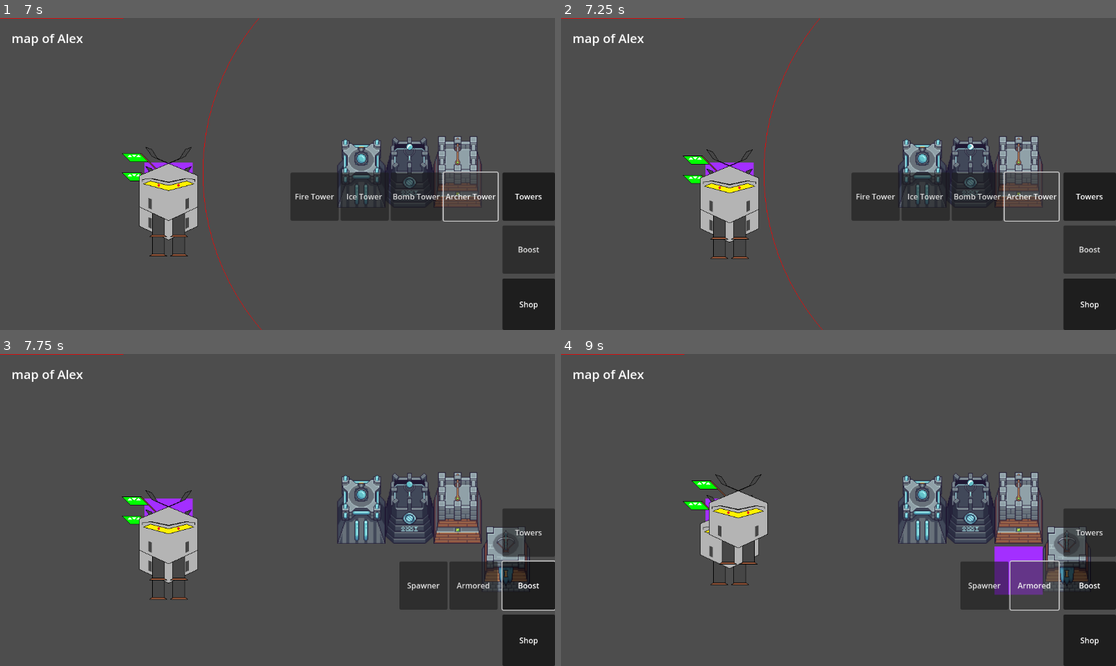
Above: before the commit, frames 1-4 (two rows, left to right).
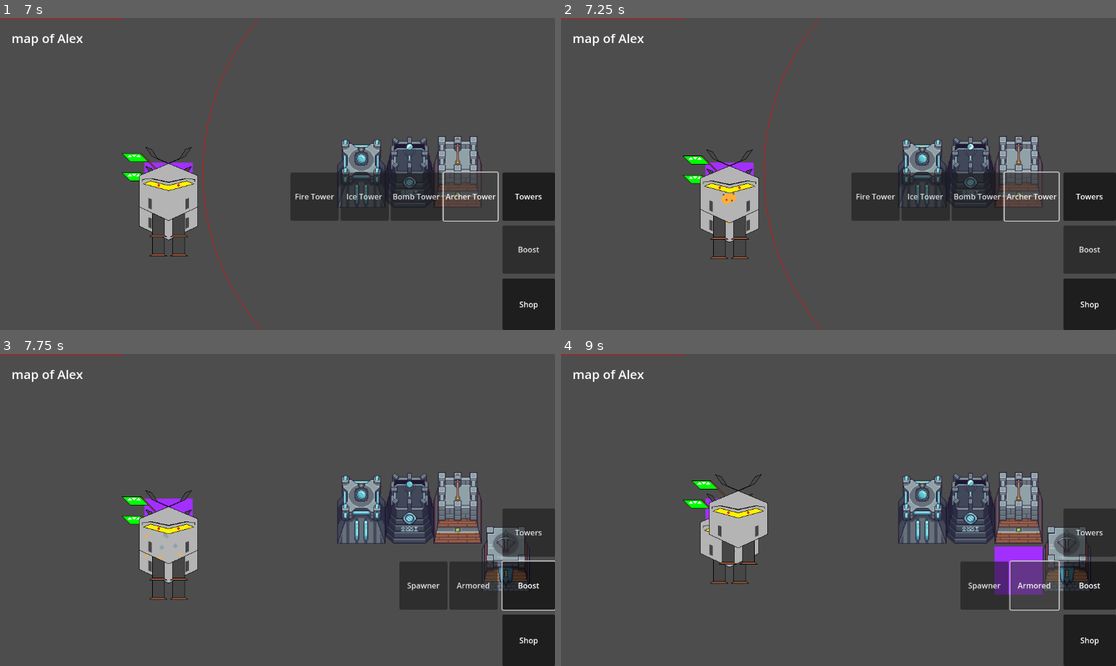
Above: after the commit, the same moments.

Repository: m-conti/melonjam2023
Game: Godot game, scene res://game.tscn
The game is run twice, just before and just after one commit, with the same random seed, the same clock (stepped at 60 frames per second) and the same inputs.
Inputs (mouse positions are in pixels of both pictures, inside the frame that each line leads up to):
- Up to frame 1 (7 s): click (255, 155) at 0.52 s; type "Alex" at 0.6 s; click "Host" at 1.25 s; click "START!" at 2 s; click "Shop" at 2.75 s; click "Towers" at 3.5 s; click "Fire Tower" at 4.25 s; click "Ice Tower" at 5 s; click "Bomb Tower" at 5.75 s; click "Archer Tower" at 6.5 s
- Up to frame 2 (7.25 s): no input
- Up to frame 3 (7.75 s): click "Boost" at 7.25 s
- Up to frame 4 (9 s): click "Spawner" at 8 s; click "Armored" at 8.75 s

Frame 1 is identical in both runs. In frame 2, less than 0.1% of the frame differs, in the area x 28-32%, y 56-67%; in frame 3, less than 0.1%; in frame 4, 0.3%, in the area x 21-36%, y 44-75%.

Commit message:
hit animation

Diff:
--- a/Entities/Tower.gd
+++ b/Entities/Tower.gd
@@ -7,6 +7,8 @@
 @export var attacking_type: EAttackingType
 @onready var map: Map = get_parent().map
 @export var price: int = 100
+
+@export var damage_animation: PackedScene
 
 
 signal has_been_placed(pos: Vector2i)
@@ -46,6 +48,9 @@
 	for enemy in enemies:
 		if is_instance_valid(enemy):
 			on_enemy_hit(enemy)
+			var anim: Sprite2D = damage_animation.instantiate()
+			enemy.add_child(anim)
+			anim.get_node("AnimationPlayer").animation_finished.connect(func(): anim.queue_free())
 
 
 func _on_timer_timeout():
--- /dev/null
+++ b/Towers/ArcherAnim.tscn
@@ -0,0 +1,34 @@
+[gd_scene load_steps=4 format=3 uid="uid://icsysqelgh2k"]
+
+[ext_resource type="Texture2D" uid="uid://cdiqf1nwswu14" path="res://Assets/Foozle_2DS0017_Spire_TowerPack_1/Towers Weapons/Tower 01/Spritesheets/Tower 01 - Weapon - Impact.png" id="1_iomf5"]
+
+[sub_resource type="Animation" id="Animation_0mb2y"]
+resource_name = "damage"
+tracks/0/type = "value"
+tracks/0/imported = false
+tracks/0/enabled = true
+tracks/0/path = NodePath(".:frame")
+tracks/0/interp = 1
+tracks/0/loop_wrap = true
+tracks/0/keys = {
+"times": PackedFloat32Array(0, 1),
+"transitions": PackedFloat32Array(1, 1),
+"update": 0,
+"values": [0, 5]
+}
+
+[sub_resource type="AnimationLibrary" id="AnimationLibrary_rsivg"]
+_data = {
+"damage": SubResource("Animation_0mb2y")
+}
+
+[node name="ArcherAnim" type="Sprite2D"]
+scale = Vector2(1.563, 1.563)
+texture = ExtResource("1_iomf5")
+hframes = 6
+
+[node name="AnimationPlayer" type="AnimationPlayer" parent="."]
+autoplay = "damage"
+libraries = {
+"": SubResource("AnimationLibrary_rsivg")
+}
--- a/Towers/ArcherTower.tscn
+++ b/Towers/ArcherTower.tscn
@@ -1,8 +1,9 @@
-[gd_scene load_steps=7 format=3 uid="uid://cx5x7gr3i3jt8"]
+[gd_scene load_steps=8 format=3 uid="uid://cx5x7gr3i3jt8"]
 
 [ext_resource type="PackedScene" uid="uid://cwrl1q31ff0xu" path="res://Entities/Tower.tscn" id="1_6unlv"]
 [ext_resource type="Script" path="res://Towers/ArcherTower.gd" id="2_iq0s0"]
 [ext_resource type="Texture2D" uid="uid://bl3l6vqgx5vux" path="res://Assets/Foozle_2DS0017_Spire_TowerPack_1/Towers bases/PNGs/Tower 01.png" id="3_7ut1b"]
+[ext_resource type="PackedScene" uid="uid://icsysqelgh2k" path="res://Towers/ArcherAnim.tscn" id="3_8v1a2"]
 [ext_resource type="Texture2D" uid="uid://di0r7dn023f2y" path="res://Assets/Foozle_2DS0017_Spire_TowerPack_1/Towers Weapons/Tower 01/Spritesheets/Tower 01 - Level 01 - Weapon.png" id="4_soyht"]
 
 [sub_resource type="Animation" id="Animation_pbih3"]
@@ -29,6 +30,7 @@
 script = ExtResource("2_iq0s0")
 damage = 7
 attack_cooldown = 0.4
+damage_animation = ExtResource("3_8v1a2")
 
 [node name="BaseSprite" parent="." index="0"]
 scale = Vector2(1.563, 1.389)
--- /dev/null
+++ b/Towers/BombAnim.tscn
@@ -0,0 +1,35 @@
+[gd_scene load_steps=4 format=3 uid="uid://deqmf5ghrre1x"]
+
+[ext_resource type="Texture2D" uid="uid://dspprwyy17n3h" path="res://Assets/Foozle_2DS0018_Spire_TowerPack_2/Towers Weapons/Tower 04/PNGs/Tower 04 - Level 01 - Projectile - Impact.png" id="1_pdif0"]
+
+[sub_resource type="Animation" id="Animation_sa1j7"]
+resource_name = "damage"
+tracks/0/type = "value"
+tracks/0/imported = false
+tracks/0/enabled = true
+tracks/0/path = NodePath(".:frame")
+tracks/0/interp = 1
+tracks/0/loop_wrap = true
+tracks/0/keys = {
+"times": PackedFloat32Array(0, 1),
+"transitions": PackedFloat32Array(1, 1),
+"update": 0,
+"values": [0, 8]
+}
+
+[sub_resource type="AnimationLibrary" id="AnimationLibrary_o4h6v"]
+_data = {
+"damage": SubResource("Animation_sa1j7")
+}
+
+[node name="BombAnim" type="Sprite2D"]
+scale = Vector2(1.563, 1.563)
+texture = ExtResource("1_pdif0")
+hframes = 9
+frame = 8
+
+[node name="AnimationPlayer" type="AnimationPlayer" parent="."]
+autoplay = "damage"
+libraries = {
+"": SubResource("AnimationLibrary_o4h6v")
+}
--- a/Towers/BombTower.tscn
+++ b/Towers/BombTower.tscn
@@ -1,7 +1,8 @@
-[gd_scene load_steps=7 format=3 uid="uid://cgiry6ketavbj"]
+[gd_scene load_steps=8 format=3 uid="uid://cgiry6ketavbj"]
 
 [ext_resource type="PackedScene" uid="uid://cwrl1q31ff0xu" path="res://Entities/Tower.tscn" id="1_hup7y"]
 [ext_resource type="Script" path="res://Towers/BombTower.gd" id="2_g047q"]
+[ext_resource type="PackedScene" uid="uid://deqmf5ghrre1x" path="res://Towers/BombAnim.tscn" id="3_50q6j"]
 [ext_resource type="Texture2D" uid="uid://cfc7ee42s5xnj" path="res://Assets/Foozle_2DS0018_Spire_TowerPack_2/Towers bases/PNGs/Tower 04.png" id="3_jjxri"]
 [ext_resource type="Texture2D" uid="uid://fw05ifxo67s4" path="res://Assets/Foozle_2DS0018_Spire_TowerPack_2/Towers Weapons/Tower 04/PNGs/Tower 04 - Level 01 - Weapon.png" id="4_bggfr"]
 
@@ -29,6 +30,7 @@
 script = ExtResource("2_g047q")
 damage_radius = 1000.0
 damage = 100
+damage_animation = ExtResource("3_50q6j")
 
 [node name="BaseSprite" parent="." index="0"]
 scale = Vector2(1.563, 1.389)
--- /dev/null
+++ b/Towers/FireAnim.tscn
@@ -0,0 +1,34 @@
+[gd_scene load_steps=4 format=3 uid="uid://c0a0owxfdimyk"]
+
+[ext_resource type="Texture2D" uid="uid://bqxn4rdam1xsq" path="res://Assets/Foozle_2DS0020_Spire_TowerPack_4/Towers Weapons/Tower 07/Spritesheets/Tower 07 - Level X - Projectile - Impact.png" id="1_1yjh2"]
+
+[sub_resource type="Animation" id="Animation_q01v4"]
+resource_name = "damage"
+tracks/0/type = "value"
+tracks/0/imported = false
+tracks/0/enabled = true
+tracks/0/path = NodePath(".:frame")
+tracks/0/interp = 1
+tracks/0/loop_wrap = true
+tracks/0/keys = {
+"times": PackedFloat32Array(0, 1),
+"transitions": PackedFloat32Array(1, 1),
+"update": 0,
+"values": [0, 8]
+}
+
+[sub_resource type="AnimationLibrary" id="AnimationLibrary_467aj"]
+_data = {
+"damage": SubResource("Animation_q01v4")
+}
+
+[node name="FireAnim" type="Sprite2D"]
+scale = Vector2(1.563, 1.563)
+texture = ExtResource("1_1yjh2")
+hframes = 9
+
+[node name="AnimationPlayer" type="AnimationPlayer" parent="."]
+autoplay = "damage"
+libraries = {
+"": SubResource("AnimationLibrary_467aj")
+}
--- a/Towers/FireTower.gd
+++ b/Towers/FireTower.gd
@@ -5,7 +5,6 @@
 @export var tick_duration: float = 0.2
 @export var damage_per_tick: int = 1
 
-
 func on_enemy_hit(enemy: Enemy):
 	DamagePerTick.new(enemy, duration, [damage_per_tick, tick_duration])
 
--- a/Towers/FireTower.tscn
+++ b/Towers/FireTower.tscn
@@ -1,9 +1,10 @@
-[gd_scene load_steps=7 format=3 uid="uid://cnkovvaqbfwqo"]
+[gd_scene load_steps=8 format=3 uid="uid://cnkovvaqbfwqo"]
 
 [ext_resource type="PackedScene" uid="uid://cwrl1q31ff0xu" path="res://Entities/Tower.tscn" id="1_46fn7"]
 [ext_resource type="Script" path="res://Towers/FireTower.gd" id="2_6sajg"]
 [ext_resource type="Texture2D" uid="uid://ca8mg1u6hs2xe" path="res://Assets/Foozle_2DS0020_Spire_TowerPack_4/Towers bases/PNGs/Tower 07.png" id="2_evkxl"]
 [ext_resource type="Texture2D" uid="uid://hho4lpxw5bd1" path="res://Assets/Foozle_2DS0020_Spire_TowerPack_4/Towers Weapons/Tower 07/Spritesheets/Tower 07 - Level 01 - Weapon.png" id="3_msywa"]
+[ext_resource type="PackedScene" uid="uid://c0a0owxfdimyk" path="res://Towers/FireAnim.tscn" id="3_ssr0r"]
 
 [sub_resource type="Animation" id="Animation_hraty"]
 resource_name = "Attack"
@@ -31,6 +32,7 @@
 tick_duration = 0.2
 damage_per_tick = 1
 attacking_type = 5
+damage_animation = ExtResource("3_ssr0r")
 
 [node name="BaseSprite" parent="." index="0"]
 scale = Vector2(1.563, 1.389)
--- /dev/null
+++ b/Towers/IceAnim.tscn
@@ -0,0 +1,35 @@
+[gd_scene load_steps=4 format=3 uid="uid://c1hgvllrnegja"]
+
+[ext_resource type="Texture2D" uid="uid://dn5b2vdbsbcai" path="res://Assets/Foozle_2DS0019_Spire_TowerPack_3/Towers Weapons/Tower 05/Spritesheets/Tower 05 - Level 01 - Projectile - Impact.png" id="1_e8hhb"]
+
+[sub_resource type="Animation" id="Animation_eb4eo"]
+resource_name = "damage"
+tracks/0/type = "value"
+tracks/0/imported = false
+tracks/0/enabled = true
+tracks/0/path = NodePath(".:frame")
+tracks/0/interp = 1
+tracks/0/loop_wrap = true
+tracks/0/keys = {
+"times": PackedFloat32Array(0, 1),
+"transitions": PackedFloat32Array(1, 1),
+"update": 0,
+"values": [0, 9]
+}
+
+[sub_resource type="AnimationLibrary" id="AnimationLibrary_cugg3"]
+_data = {
+"damage": SubResource("Animation_eb4eo")
+}
+
+[node name="IceAnim" type="Sprite2D"]
+scale = Vector2(1.563, 1.563)
+texture = ExtResource("1_e8hhb")
+hframes = 10
+frame = 9
+
+[node name="AnimationPlayer" type="AnimationPlayer" parent="."]
+autoplay = "damage"
+libraries = {
+"": SubResource("AnimationLibrary_cugg3")
+}
--- a/Towers/IceTower.tscn
+++ b/Towers/IceTower.tscn
@@ -1,7 +1,8 @@
-[gd_scene load_steps=7 format=3 uid="uid://cuhygbww0otik"]
+[gd_scene load_steps=8 format=3 uid="uid://cuhygbww0otik"]
 
 [ext_resource type="PackedScene" uid="uid://cwrl1q31ff0xu" path="res://Entities/Tower.tscn" id="1_v1doj"]
 [ext_resource type="Script" path="res://Towers/IceTower.gd" id="2_hd4r2"]
+[ext_resource type="PackedScene" uid="uid://c1hgvllrnegja" path="res://Towers/IceAnim.tscn" id="3_atffn"]
 [ext_resource type="Texture2D" uid="uid://bxmuoxe1feph" path="res://Assets/Foozle_2DS0019_Spire_TowerPack_3/Towers bases/PNGs/Tower 05.png" id="3_h5nje"]
 [ext_resource type="Texture2D" uid="uid://ckjsprjqhelg5" path="res://Assets/Foozle_2DS0019_Spire_TowerPack_3/Towers Weapons/Tower 05/Spritesheets/Tower 05 - Level 01 - Weapon.png" id="4_t5vrb"]
 
@@ -28,8 +29,9 @@
 [node name="tower" instance=ExtResource("1_v1doj")]
 script = ExtResource("2_hd4r2")
 speed_factor = 0.5
-duration = 1.0
+duration = 2.0
 attacking_type = 5
+damage_animation = ExtResource("3_atffn")
 
 [node name="BaseSprite" parent="." index="0"]
 scale = Vector2(1.563, 1.389)
Not shown: 1 places in HUD/HUD.tscn that only renumber resources
Binary file removed: Towers/ArcherTower.jpg
Not shown, removed: Towers/ArcherTower.jpg.import
